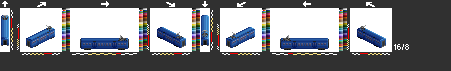
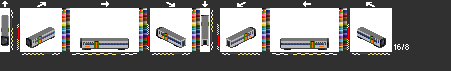
Comparing the layer stacks of the two w=451, h=71 images. Changes:
added layer "c2" above "c1" over [1, 15, 385, 50]
showed "c", painted on it over [1, 15, 386, 50]
hid "blr" over [2, 15, 366, 41]
hid "b", painted on it over [1, 15, 386, 50]
